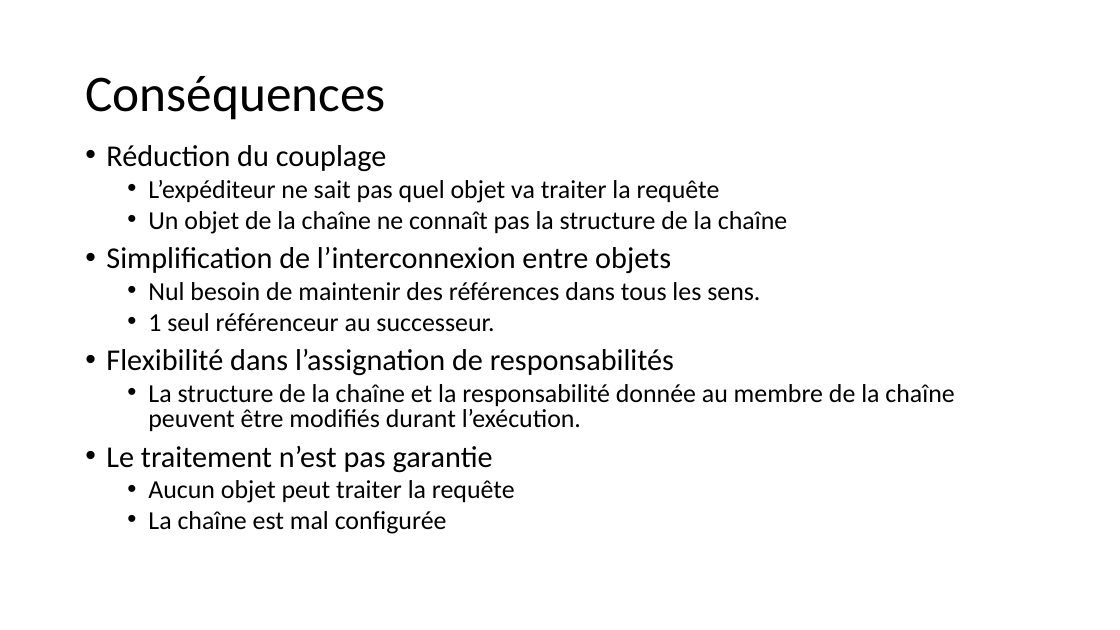
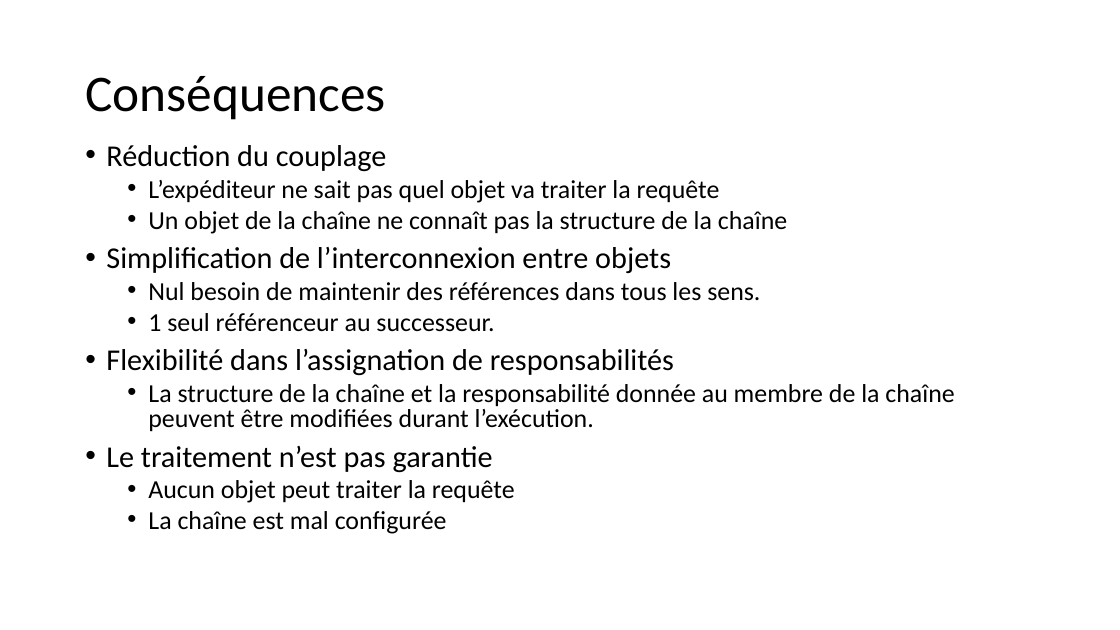
Before and after one commit to FontaineRiant/CoRe, a slide deck: slide 6 of presentation/chaine_responsabilite.pptx (slide 4 before the commit). Drawn at 1120x630 pixels with LibreOffice and Linux fonts; fonts in the diff are those of the drawing. Boxes give left, top, right and bottom in pixels: in the first picture for what was removed or moved away, otherwise in the second. Text is boxed around its words. In the diff, an @@ line names an element or a change of style, - is before the commit and + after.

Commit message:
presentation done

```diff
--- a/presentation/chaine_responsabilite.pptx
+++ b/presentation/chaine_responsabilite.pptx
@@ text at (x1=148, y1=384, x2=954, y2=432): text changed @@
-  • La structure de la chaîne et la responsabilité donnée au membre de la chaîne peuvent être modifiés durant l’exécution.
+  • La structure de la chaîne et la responsabilité donnée au membre de la chaîne peuvent être modifiées durant l’exécution.
```
Also in this commit, not shown: 3 other slides changed, 6 slides added.
